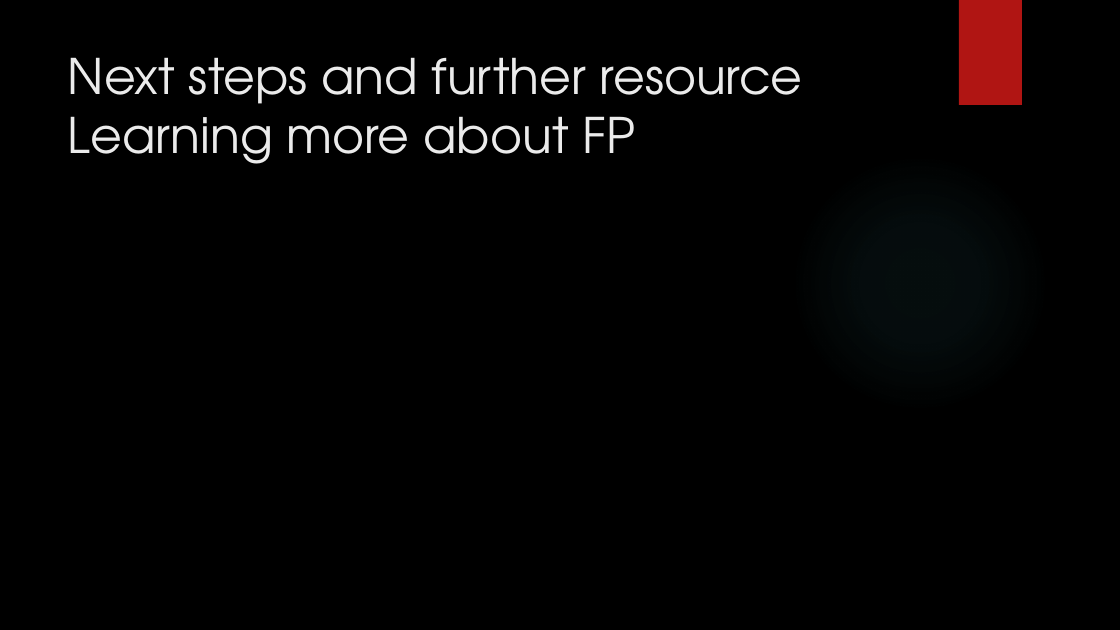
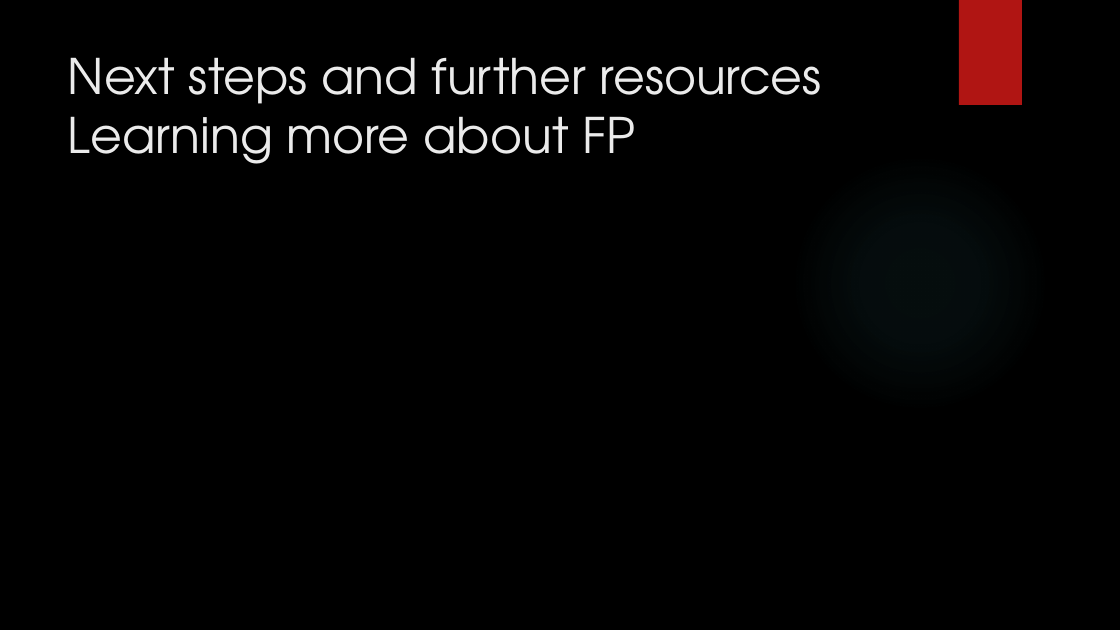
Before and after one commit to dennisdietrich/FpWithCSharp, a slide deck: slide 26 of doc/GetFuncY.pptx (slide 24 before the commit). Drawn at 1120x630 pixels with LibreOffice and Linux fonts; fonts in the diff are those of the drawing; background and template pictures are left out. Boxes give left, top, right and bottom in pixels: in the first picture for what was removed or moved away, otherwise in the second. Text is boxed around its words. In the diff, an @@ line names an element or a change of style, - is before the commit and + after.

```diff
--- a/doc/GetFuncY.pptx
+++ b/doc/GetFuncY.pptx
@@ title at (68, 57, 822, 164): text changed @@
-Next steps and further resource
-Learning more about FP
+Next steps and further resources
+Learning more about FP
```
Also in this commit, not shown: 4 other slides changed, 2 slides added.
